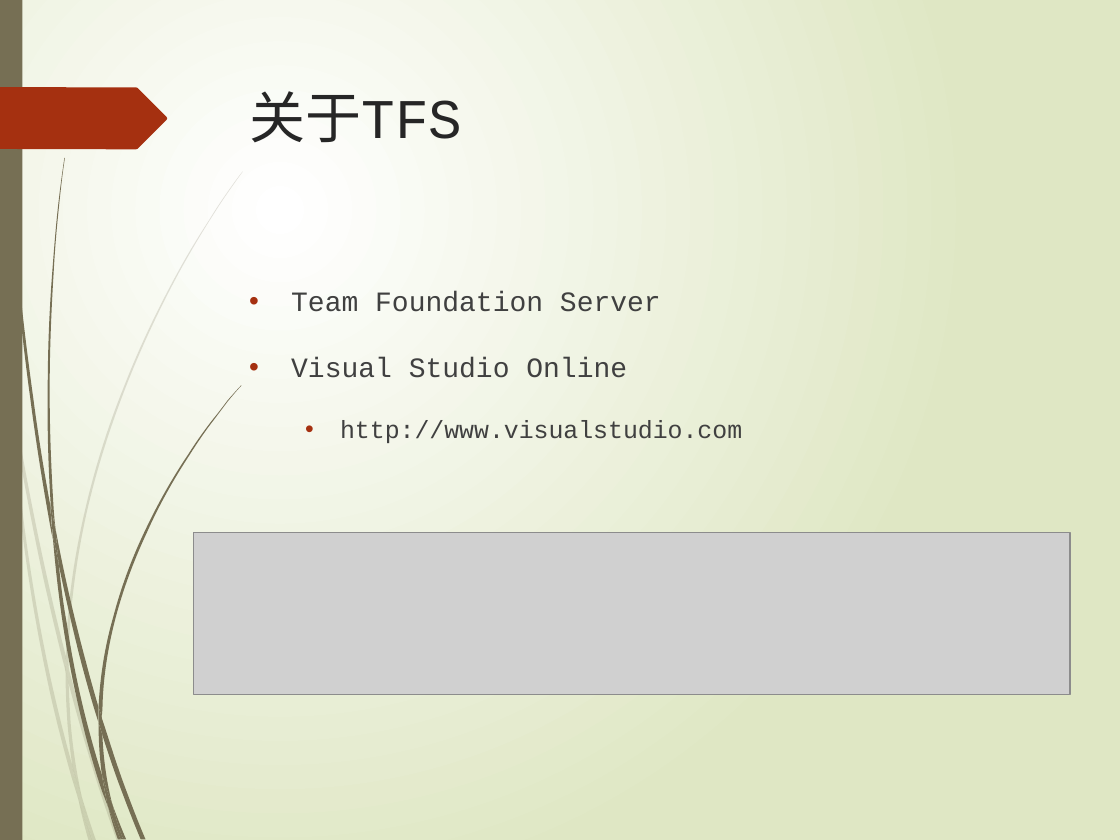
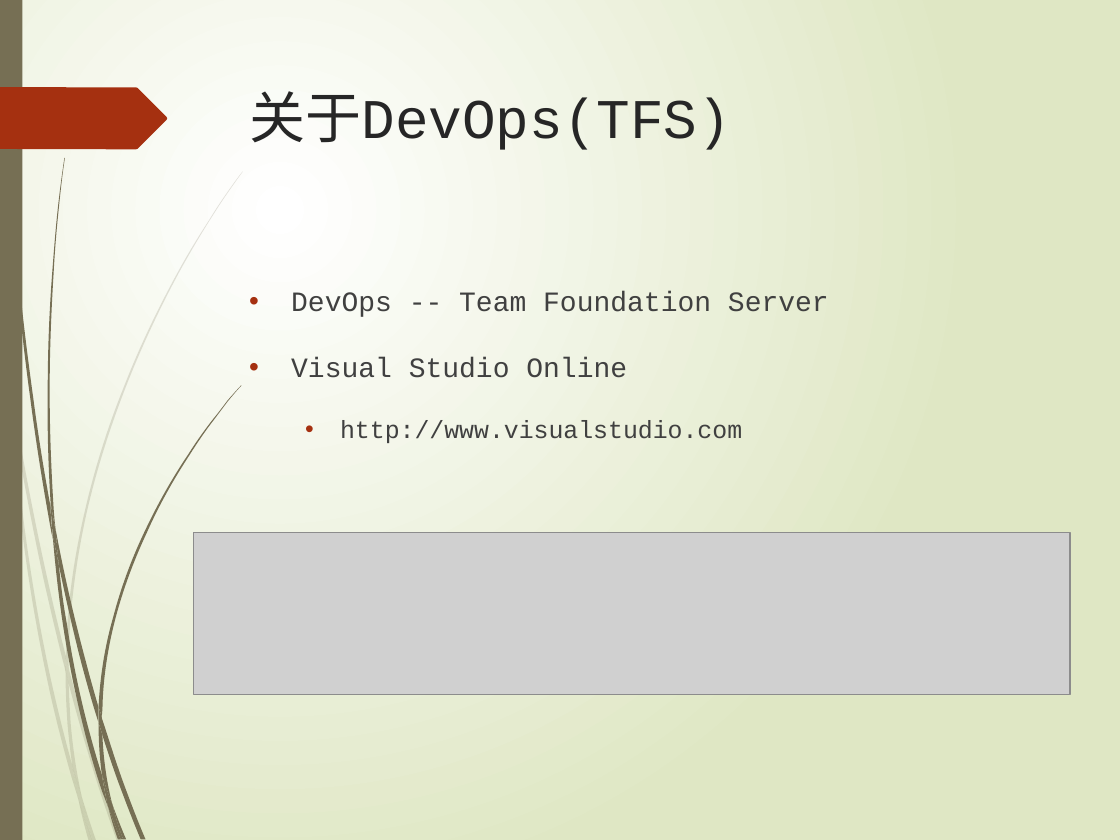
Before and after one commit to TeacherPeng/SoftwareDesignAndPractice, a slide deck: slide 23 of 教案/版本控制与团队协作.pptx. Drawn at 1120x840 pixels with LibreOffice and Linux fonts; fonts in the diff are those of the drawing; grey boxes stand for pictures. Boxes give left, top, right and bottom in pixels: in the first picture for what was removed or moved away, otherwise in the second. Text is boxed around its words. In the diff, an @@ line names an element or a change of style, - is before the commit and + after.

```diff
--- a/教案/版本控制与团队协作.pptx
+++ b/教案/版本控制与团队协作.pptx
@@ title at (249, 91, 731, 150): text changed @@
-关于TFS
+关于DevOps(TFS)
@@ text at (291, 291, 829, 317): text changed @@
-• Team Foundation Server
+• DevOps -- Team Foundation Server
```
Also in this commit, not shown: 25 other files.
